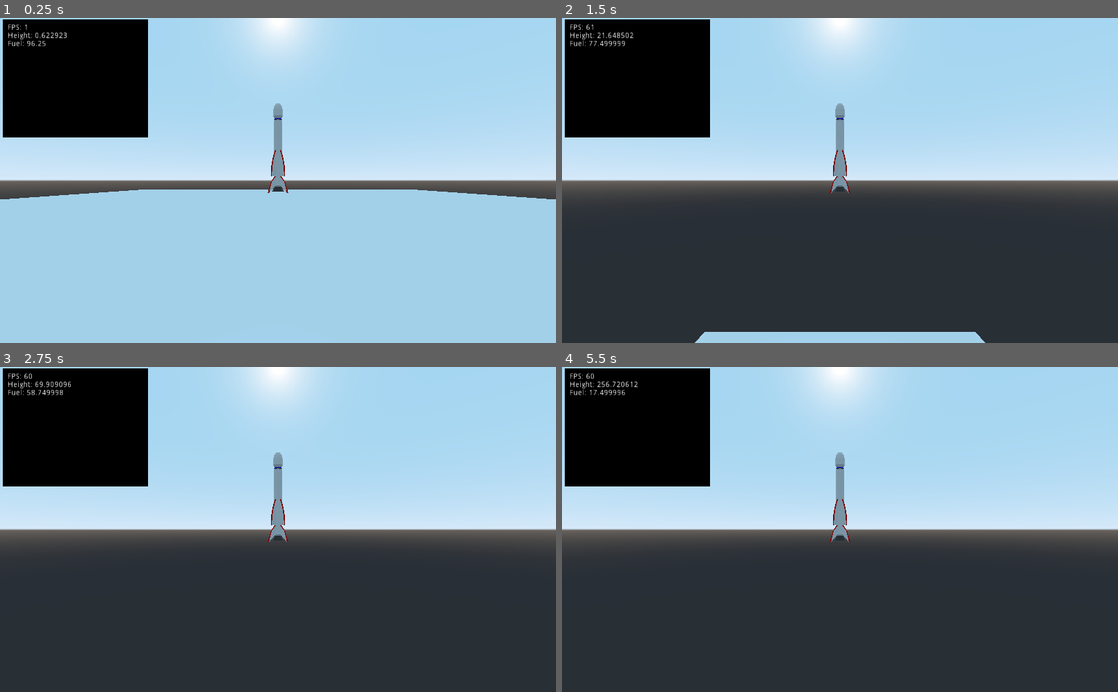
Above: before the commit, frames 1-4 (two rows, left to right).
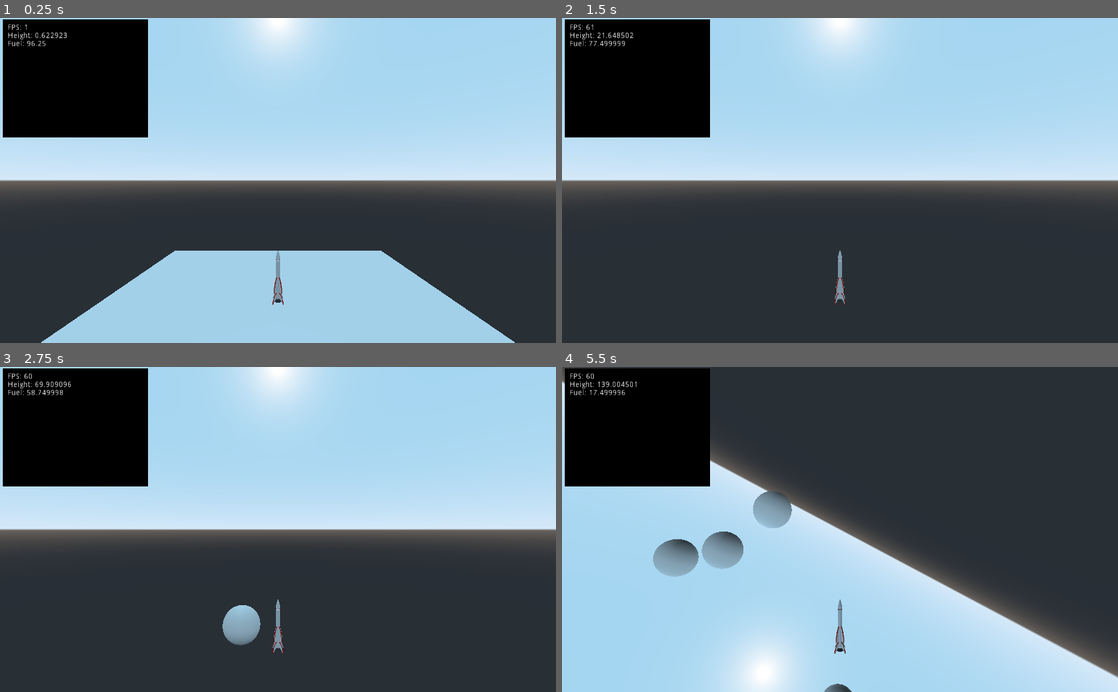
Above: after the commit, the same moments.

Repository: mvpggez/RockIt
Game: Godot game, scene res://Scene/World/earth.tscn
Same seed, same stepped clock (60 frames per second), same inputs: the game is played once before the commit and once after it. The project has no main scene, so this scene is started directly.
Inputs:
- Up to frame 1 (0.25 s): no input
- Up to frame 2 (1.5 s): no input
- Up to frame 3 (2.75 s): no input
- Up to frame 4 (5.5 s): no input

The runs differ from the first frame. In frame 1, 30% of the frame differs, in the area x 0-100%, y 26-100%; in frame 2, 2.4%; in frame 3, 1.3%; in frame 4, 79%, in the area x 0-100%, y 0-100%.

Commit message:
Added basic static obstacles

Diff:
--- /dev/null
+++ b/Scene/World/Obstacle/ObstacleSpawner.tscn
@@ -0,0 +1,55 @@
+[gd_scene load_steps=2 format=2]
+
+[sub_resource type="GDScript" id=1]
+script/source = "extends Spatial
+
+export var min_height = 0.0 #minimum height for the obstacles
+export var max_height = 1000.0 #maximum height for the obstacles
+export var max_count = 5 #Maximum count of obstacles in the spawn area
+export var min_distance = 1.0 #minimum distance between two obstacles, not active!
+export (Resource) var obstacle_resource = null
+export var rocket_distance_near = 30 #Begin of the spawn-area
+export var rocket_distance_far = 70 #End of the spawn-area, begin of the despawn area
+
+#Concept:
+#The obstacle spawner spawns and despawns the obstacles under the following conditions:
+#An obstacle is spawned iff the rocket is between min- and max-height and there are
+#less than max_count obstacles between rocket_distance_near and rocket_distance_far
+#It is spawned to a random location between rocket_distance_near and rocket_distance_far
+#above the player, where the min_distance to the other obstacles is respected
+#An obstacle is despawned iff its distance to the rocket exceeds rocket_distance_far
+
+func _physics_process(delta):
+	var count = 0
+	var position = get_node(\"../Rocket\").get_global_transform().origin
+	#despawn on given condition
+	for child in get_children():
+		var distance = (child.get_global_transform().origin-position).length()
+		if distance >= rocket_distance_far:
+			child.free()
+		elif distance >= rocket_distance_near and child.get_global_transform().origin.y>position.y:
+			count+=1
+
+	#spawn on given condition
+	if position.y > min_height and position.y < max_height and count<max_count:
+		for i in range(max_count-count):
+			var instance = obstacle_resource.instance()
+			add_child(instance)
+
+			#generate random position
+			var x_temp = randf()*2-1
+			var generated_position = Vector3(x_temp,
+											 sin(acos(x_temp)),
+											 0.0)*(randf()*(rocket_distance_far-rocket_distance_near)+rocket_distance_near)
+
+			#Alternative random distribution:
+			#var random_angle = randf()*PI
+			#var generated_position = Vector3(cos(random_angle),
+			#								 sin(random_angle),
+			#								 0.0)*(randf()*(rocket_distance_far-rocket_distance_near)+rocket_distance_near)
+
+			instance.translate(generated_position+position)
+"
+
+[node name="ObstacleSpawner" type="Spatial"]
+script = SubResource( 1 )
--- /dev/null
+++ b/Scene/World/Obstacle/Placeholder.tscn
@@ -0,0 +1,17 @@
+[gd_scene load_steps=3 format=2]
+
+[sub_resource type="SphereMesh" id=1]
+radius = 2.0
+height = 4.0
+
+[sub_resource type="SphereShape" id=2]
+radius = 2.0
+
+[node name="Placeholder" type="StaticBody"]
+
+[node name="MeshInstance" type="MeshInstance" parent="."]
+mesh = SubResource( 1 )
+material/0 = null
+
+[node name="CollisionShape" type="CollisionShape" parent="."]
+shape = SubResource( 2 )
--- a/Scene/World/earth.tscn
+++ b/Scene/World/earth.tscn
@@ -1,11 +1,13 @@
-[gd_scene load_steps=9 format=2]
+[gd_scene load_steps=11 format=2]
 
 [ext_resource path="res://Scene/World/Rocket/rocket.tscn" type="PackedScene" id=1]
-[ext_resource path="res://Scene/World/Rocket/Head/Head00.tscn" type="PackedScene" id=2]
+[ext_resource path="res://Scene/World/Rocket/Head/Head01.tscn" type="PackedScene" id=2]
 [ext_resource path="res://Scene/World/Rocket/Tank/Tank01.tscn" type="PackedScene" id=3]
 [ext_resource path="res://Scene/World/Rocket/Thruster/Thruster01.tscn" type="PackedScene" id=4]
 [ext_resource path="res://Scene/World/Rocket/Booster/Booster00.tscn" type="PackedScene" id=5]
 [ext_resource path="res://Scene/UI/debug.tscn" type="PackedScene" id=6]
+[ext_resource path="res://Scene/World/Obstacle/ObstacleSpawner.tscn" type="PackedScene" id=7]
+[ext_resource path="res://Scene/World/Obstacle/Placeholder.tscn" type="PackedScene" id=8]
 
 [sub_resource type="BoxShape" id=1]
 extents = Vector3( 20, 2, 20 )
@@ -33,8 +35,12 @@
 default_booster = ExtResource( 5 )
 
 [node name="Camera2" type="Camera" parent="Rocket"]
-transform = Transform( 1, 0, 0, 0, 1, 0, 0, 0, 1, 0, 0.755137, 14.3517 )
+transform = Transform( 1, 0, 0, 0, 1, 0, 0, 0, 1, 0, 13.0434, 24.9969 )
 current = true
 size = 10.0
 
 [node name="Control" parent="." instance=ExtResource( 6 )]
+
+[node name="ObstacleSpawner" parent="." instance=ExtResource( 7 )]
+max_count = 1
+obstacle_resource = ExtResource( 8 )
